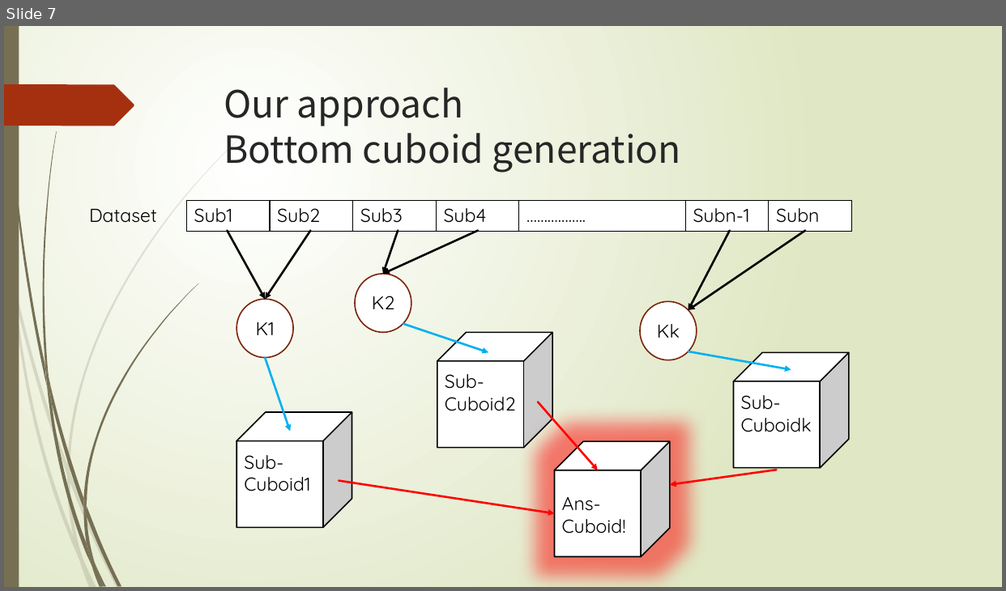
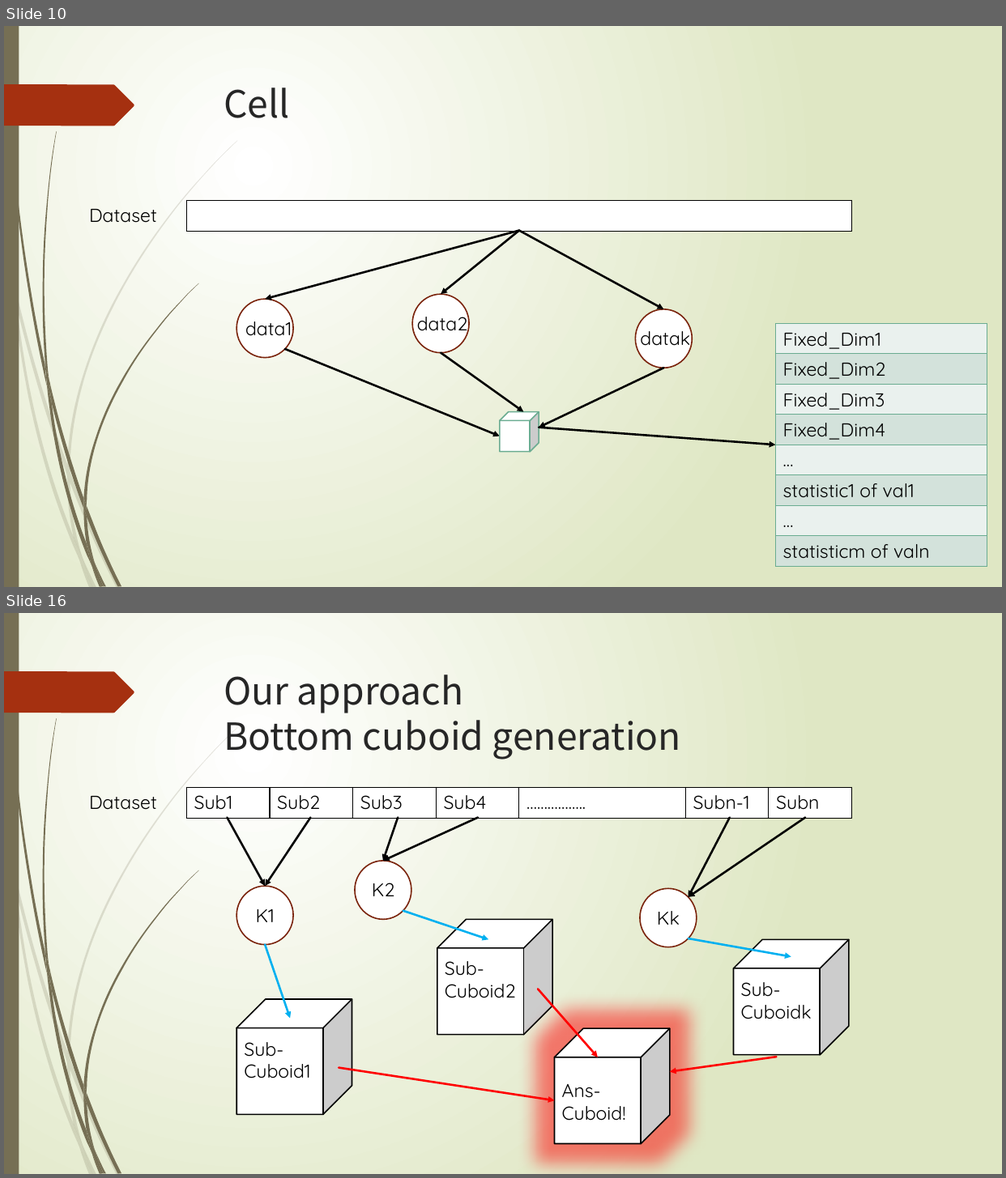
Before and after one commit to thoh-testarossa/Mirage-docs, a slide deck: thoh/gradurate_thesis/答辩.pptx. Shown one above the other, each under a label of ours: slide 7 before the commit, slides 10 and 16 after it; the slides between them are not shown. The pictures are 1006x591 and 1006x1178 pixels, drawn with LibreOffice and Linux fonts; fonts in the diff are those of the drawing. Boxes give left, top, right and bottom in pixels: in the first picture for what was removed or moved away, otherwise in the second. Text is boxed around its words. In the diff, an @@ line names an element or a change of style, - is before the commit and + after.

```diff
--- a/thoh/gradurate_thesis/答辩.pptx
+++ b/thoh/gradurate_thesis/答辩.pptx
@@ slide 10 added at <box>4,26,1002,587</box>, background gradient #FFFFFF to #DFE8C4; not listed: 24 template elements that a slide beside it also shows @@
@@ title added at <box>224,88,289,118</box>, 36 pt, text #262626 @@
+Cell
@@ text added at <box>89,209,157,223</box>, 18 pt, text #000000 @@
+Dataset
@@ table added at <box>187,200,852,231</box>, 1 rows, 1 columns @@
+
@@ arrow added from (519, 230) to (266, 299), #000000 2 pt @@
@@ arrow added from (519, 230) to (441, 294), #000000 2 pt @@
@@ arrow added from (519, 230) to (663, 310), #000000 2 pt @@
@@ ellipse added at <box>236,299,294,357</box>, fill #FFFFFF, outline #7A240C 1.25 pt @@
@@ text added at <box>245,316,292,340</box>, 18 pt, text #000000 @@
+data1
@@ ellipse added at <box>413,294,470,352</box>, fill #FFFFFF, outline #7A240C 1.25 pt @@
@@ text added at <box>417,311,468,335</box>, 18 pt, text #000000 @@
+data2
@@ ellipse added at <box>636,310,692,368</box>, fill #FFFFFF, outline #7A240C 1.25 pt @@
@@ text added at <box>640,327,690,351</box>, 18 pt, text #000000 @@
+datak
@@ table added at <box>776,324,987,566</box>, 8 rows, 1 columns @@
+Fixed_Dim1
+Fixed_Dim2
+Fixed_Dim3
+Fixed_Dim4
+…
+statistic1 of val1
+…
+statisticm of valn
@@ arrow added from (285, 349) to (500, 436), #000000 2 pt @@
@@ arrow added from (441, 353) to (523, 412), #000000 2 pt @@
@@ arrow added from (663, 368) to (539, 428), #000000 2 pt @@
@@ cube added at <box>500,412,539,452</box>, fill #FFFFFF, outline #6AAC91 1.25 pt @@
@@ arrow added from (539, 428) to (776, 446), #000000 2 pt @@
@@ what was slide 7 is now slide 16 @@
```
Also in this commit, not shown: 6 slides changed, 12 other slides added, 3 slides removed, 16 other files.
